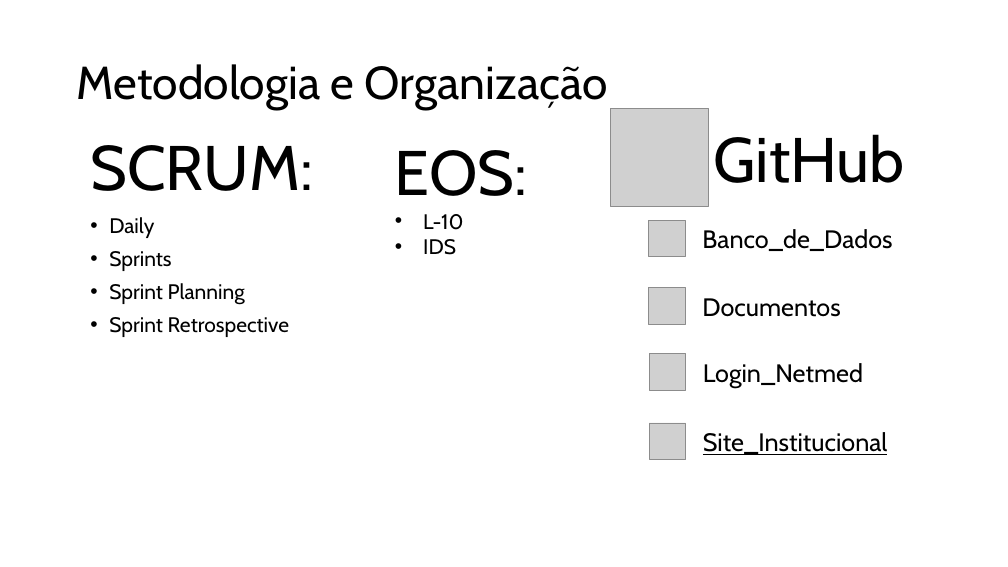
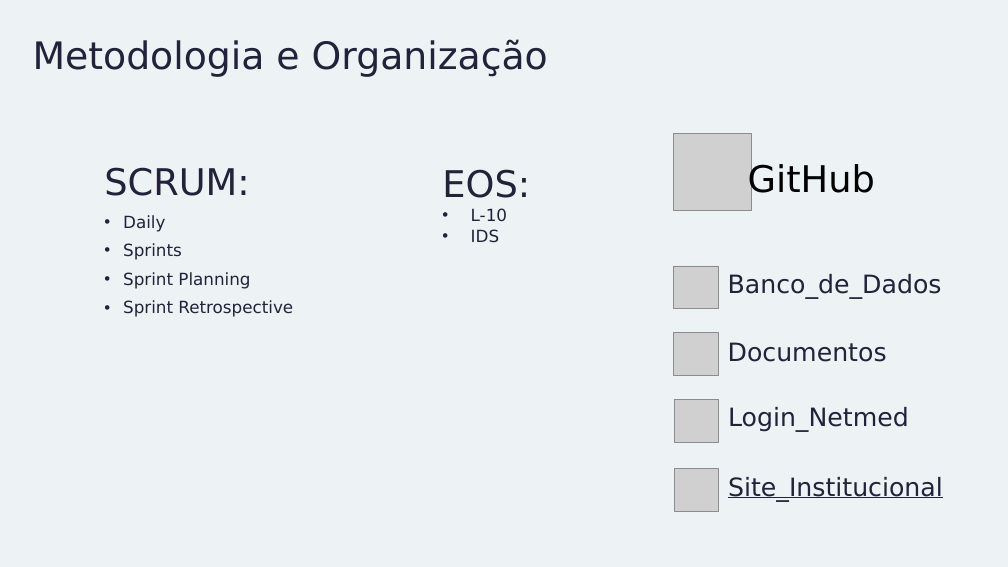
Before and after one commit to Grupo3-PI-2adsC/Documentos, a slide deck: slide 4 of Slides_NetMed_Sprint2.pptx (slide 3 before the commit). Drawn at 1008x567 pixels with LibreOffice and Linux fonts; fonts in the diff are those of the drawing; grey boxes stand for pictures. Boxes give left, top, right and bottom in pixels: in the first picture for what was removed or moved away, otherwise in the second. Text is boxed around its words. In the diff, an @@ line names an element or a change of style, - is before the commit and + after.

```diff
--- a/Slides_NetMed_Sprint2.pptx
+++ b/Slides_NetMed_Sprint2.pptx
@@ background #FFFFFF to #EDF2F4 @@
@@ title "Metodologia e Organização": place and size @@
-title "Metodologia e Organização" at (77,64,608,110)
+title "Metodologia e Organização" at (33,39,548,77)
@@ title "Metodologia e Organização" at (33,39,548,77): size 44 to 36 pt, font Cabin to DejaVu Sans, text colour #000000 to #22223B @@
@@ picture: place and size @@
-picture at (611,109,709,206)
+picture at (674,133,752,211)
@@ text "SCRUM:": place and size @@
-text "SCRUM:" at (90,145,313,337)
+text "SCRUM:" at (104,167,293,317)
@@ text "SCRUM:" at (104,167,293,317): size 60 to 35 pt in "SCRUM:"; font Cabin to DejaVu Sans, text colour #000000 to #22223B; size 20 to 16 pt in "Daily", "Sprints", "Sprint Planning", "Sprint Retrospective" @@
@@ text "EOS:": place and size @@
-text "EOS:" at (395,150,527,255)
+text "EOS:" at (442,169,530,243)
@@ text "EOS:" at (442,169,530,243): size 60 to 35 pt in "EOS:"; font Cabin to DejaVu Sans, text colour #000000 to #22223B; size 20 to 16 pt in "L-10", "IDS" @@
@@ text "GitHub": place and size @@
-text "GitHub" at (714,134,904,183)
+text "GitHub" at (748,162,875,200)
@@ text "GitHub" at (748,162,875,200): size 60 to 35 pt, font Cabin to DejaVu Sans @@
@@ picture: place and size @@
-picture at (649,288,685,324)
+picture at (674,266,718,309)
@@ text "Banco_de_Dados": place and size @@
-text "Banco_de_Dados" at (702,229,892,251)
+text "Banco_de_Dados" at (728,274,942,299)
@@ picture: place and size @@
-picture at (650,354,686,390)
+picture at (674,333,718,375)
@@ text "Documentos": place and size @@
-text "Documentos" at (702,298,840,317)
+text "Documentos" at (728,342,887,362)
@@ picture: place and size @@
-picture at (650,423,686,459)
+picture at (675,399,719,442)
@@ text "Login_Netmed": place and size @@
-text "Login_Netmed" at (703,363,863,388)
+text "Login_Netmed" at (728,407,909,432)
@@ picture: place and size @@
-picture at (649,220,685,256)
+picture at (675,469,719,511)
@@ font Cabin to DejaVu Sans, text colour #000000 to #22223B in 4 elements at (728,342,887,362), (728,407,909,432), (728,274,942,299), (728,477,943,502) @@
@@ text "Site_Institucional": place and size @@
-text "Site_Institucional" at (703,432,887,455)
+text "Site_Institucional" at (728,477,943,502)
```
Also in this commit, not shown: 2 other slides changed, 8 slides added.
